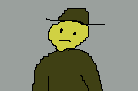
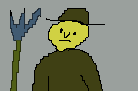
Before/after of a 138 x 91 layered artwork. What changed in the layer stack:
painted on "Layer 1" over [10, 8, 70, 91]
